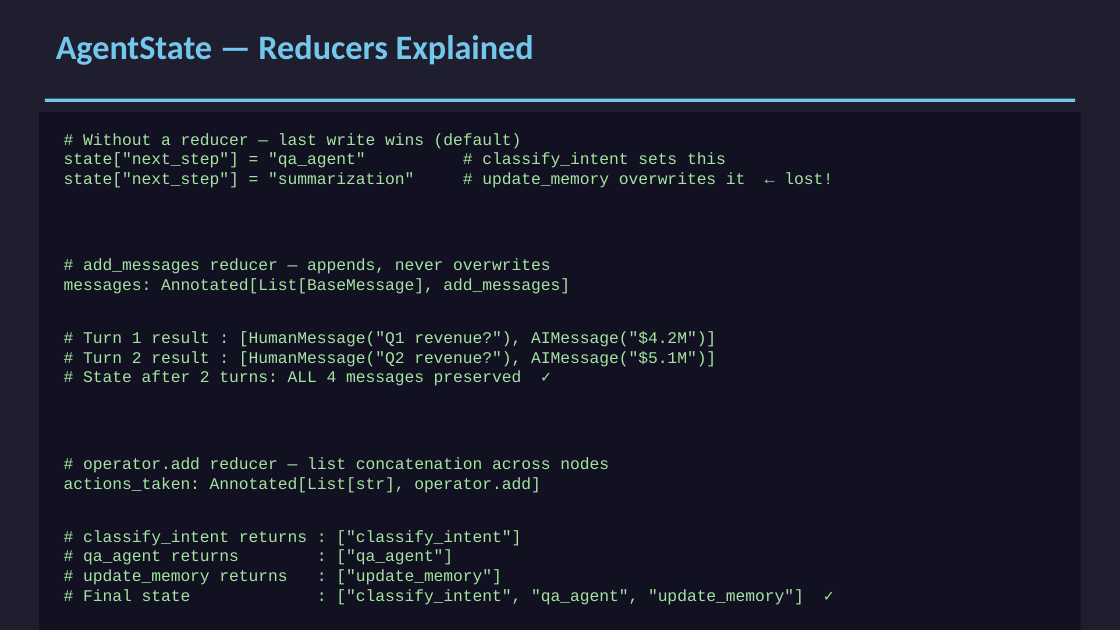
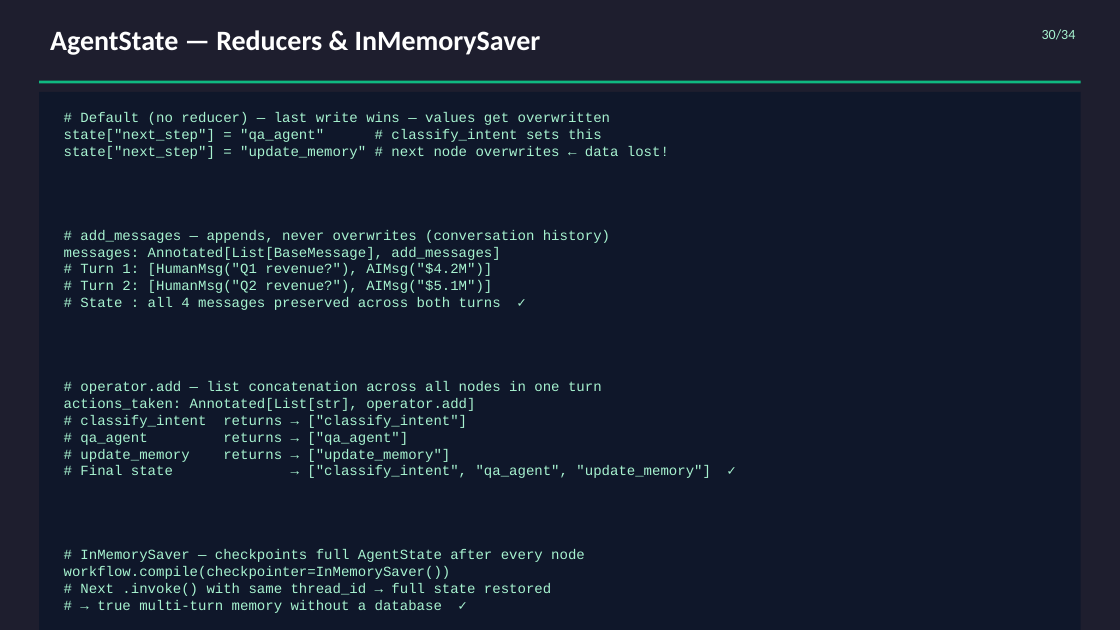
Before and after one commit to alwinalexanderjohn/agenticaiaccenture, a slide deck: slide 30 of Document_Assistant.pptx. Drawn at 1120x630 pixels with LibreOffice and Linux fonts; fonts in the diff are those of the drawing. Boxes give left, top, right and bottom in pixels: in the first picture for what was removed or moved away, otherwise in the second. Text is boxed around its words. In the diff, an @@ line names an element or a change of style, - is before the commit and + after.

```diff
--- a/Document_Assistant.pptx
+++ b/Document_Assistant.pptx
@@ text added at (1042, 29, 1076, 40), 9 pt, text #A7F3D0 @@
+30/34
@@ text at (50, 30, 541, 55): text changed; size 22 to 18 pt; text colour #74C7EC to #FFFFFF @@
-AgentState — Reducers Explained
+AgentState — Reducers & InMemorySaver
@@ rectangle: place and size @@
-rectangle at (45, 99, 1075, 102)
+rectangle at (39, 81, 1081, 84)
@@ rectangle at (39, 81, 1081, 84): fill #74C7EC to #10B981 @@
@@ rectangle: place and size @@
-rectangle at (39, 112, 1081, 630)
+rectangle at (39, 92, 1081, 630)
@@ rectangle at (39, 92, 1081, 630): fill #111122 to #0F172A @@
@@ text "# Default (no reducer) — ...": place and size @@
-text "# Default (no reducer) — ..." at (64, 133, 833, 605)
+text "# Default (no reducer) — ..." at (64, 112, 711, 613)
@@ text at (80, 112, 610, 125): text changed; size 10.5 to 9 pt; text colour #A6E3A1 to #A7F3D0 @@
-# Without a reducer — last write wins (default)
+# Default (no reducer) — last write wins — values get overwritten
@@ text at (64, 146, 669, 243): text changed; size 10.5 to 9 pt; text colour #A6E3A1 to #A7F3D0 @@
-state["next_step"] = "summarization" # update_memory overwrites it ← lost!
-# add_messages reducer — appends, never overwrites
+state["next_step"] = "update_memory" # next node overwrites ← data lost!
+# add_messages — appends, never overwrites (conversation history)
@@ text at (64, 129, 602, 579): size 10.5 to 9 pt, text colour #A6E3A1 to #A7F3D0 in "state["next_step"] = "qa_agent" # classify_intent sets this", "messages: Annotated[List[BaseMessage], add_messages]", "actions_taken: Annotated[List[str], operator.add]", "workflow.compile(checkpointer=InMemorySaver())" @@
@@ text at (80, 263, 602, 394): text changed; size 10.5 to 9 pt; text colour #A6E3A1 to #A7F3D0 @@
-# Turn 1 result : [HumanMessage("Q1 revenue?"), AIMessage("$4.2M")]
-# Turn 2 result : [HumanMessage("Q2 revenue?"), AIMessage("$5.1M")]
-# State after 2 turns: ALL 4 messages preserved ✓
-# operator.add reducer — list concatenation across nodes
+# Turn 1: [HumanMsg("Q1 revenue?"), AIMsg("$4.2M")]
+# Turn 2: [HumanMsg("Q2 revenue?"), AIMsg("$5.1M")]
+# State : all 4 messages preserved across both turns ✓
+# operator.add — list concatenation across all nodes in one turn
@@ text at (80, 415, 711, 562): text changed; size 10.5 to 9 pt; text colour #A6E3A1 to #A7F3D0 @@
-# classify_intent returns : ["classify_intent"]
-# qa_agent returns : ["qa_agent"]
-# update_memory returns : ["update_memory"]
-# Final state : ["classify_intent", "qa_agent", "update_memory"] ✓
-# InMemorySaver — checkpoints full state after every node
+# classify_intent returns → ["classify_intent"]
+# qa_agent returns → ["qa_agent"]
+# update_memory returns → ["update_memory"]
+# Final state → ["classify_intent", "qa_agent", "update_memory"] ✓
+# InMemorySaver — checkpoints full AgentState after every node
@@ text at (80, 583, 551, 613): text changed; size 10.5 to 9 pt; text colour #A6E3A1 to #A7F3D0 @@
-# Same thread_id → state restored on next .invoke() → true multi-turn memory
+# Next .invoke() with same thread_id → full state restored
+# → true multi-turn memory without a database ✓
```
Also in this commit, not shown: 5 other slides changed, 1 other file.
